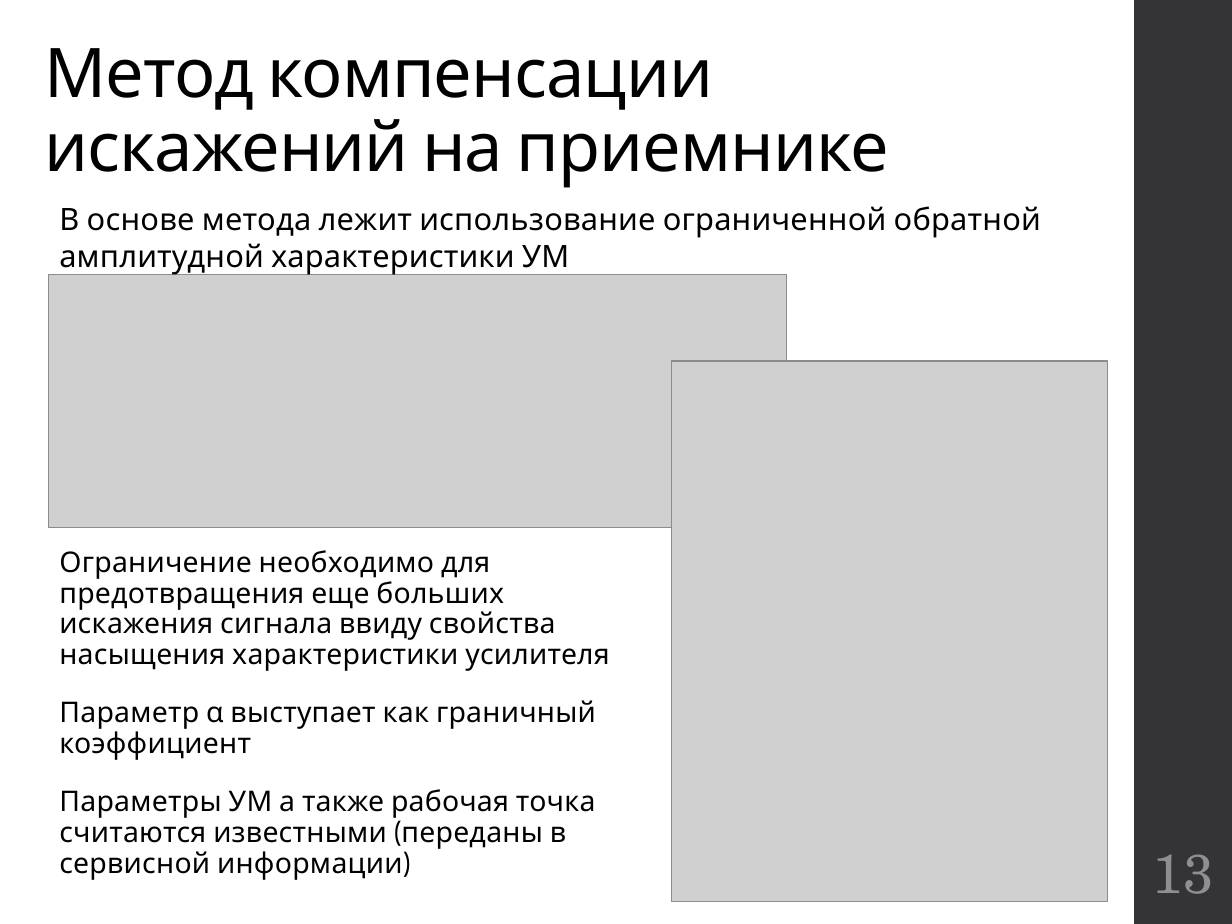
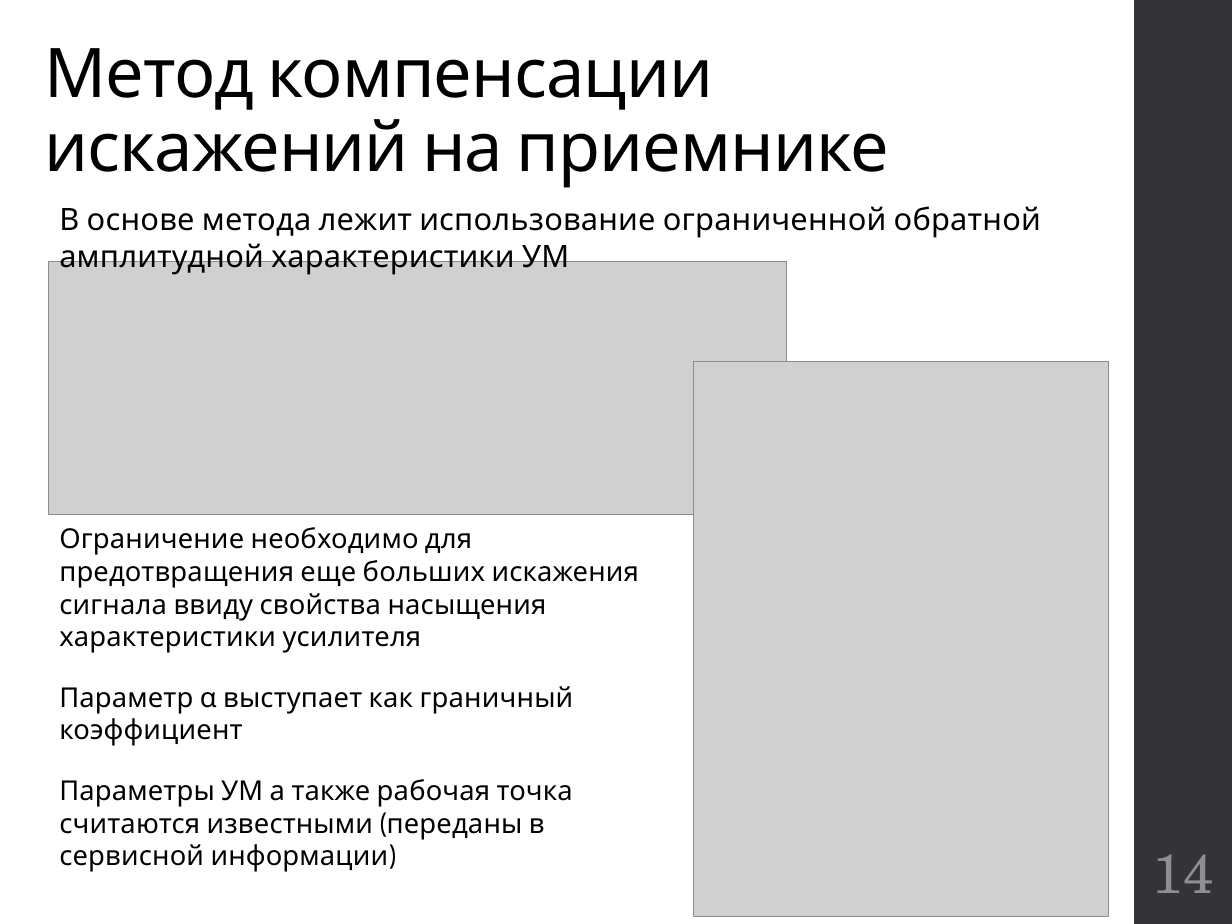
Before and after one commit to kannab98/graduation-paper, a slide deck: slide 14 of Presentation.pptx (slide 13 before the commit). Drawn at 1232x924 pixels with LibreOffice and Linux fonts; fonts in the diff are those of the drawing; grey boxes stand for pictures. Boxes give left, top, right and bottom in pixels: in the first picture for what was removed or moved away, otherwise in the second. Text is boxed around its words. In the diff, an @@ line names an element or a change of style, - is before the commit and + after.

```diff
--- a/Presentation.pptx
+++ b/Presentation.pptx
@@ picture: place and size @@
-picture at bbox=[48, 275, 786, 529]
+picture at bbox=[48, 261, 786, 515]
@@ picture at bbox=[694, 361, 1109, 917]: rotation 90 to 0 degrees @@
@@ text "Ограничение необходимо для предотвращения еще ...": place and size @@
-text "Ограничение необходимо для предотвращения еще ..." at bbox=[59, 550, 609, 880]
+text "Ограничение необходимо для предотвращения еще ..." at bbox=[59, 527, 640, 872]
@@ text "Ограничение необходимо для предотвращения еще ..." at bbox=[59, 527, 640, 872]: size 16.6 to 16 pt; line spacing 0.9 to 1 @@
@@ page number at bbox=[1153, 854, 1214, 893]: text changed @@
-13
+14
```
Also in this commit, not shown: 9 other slides changed, 1 slide added, 9 other files.
